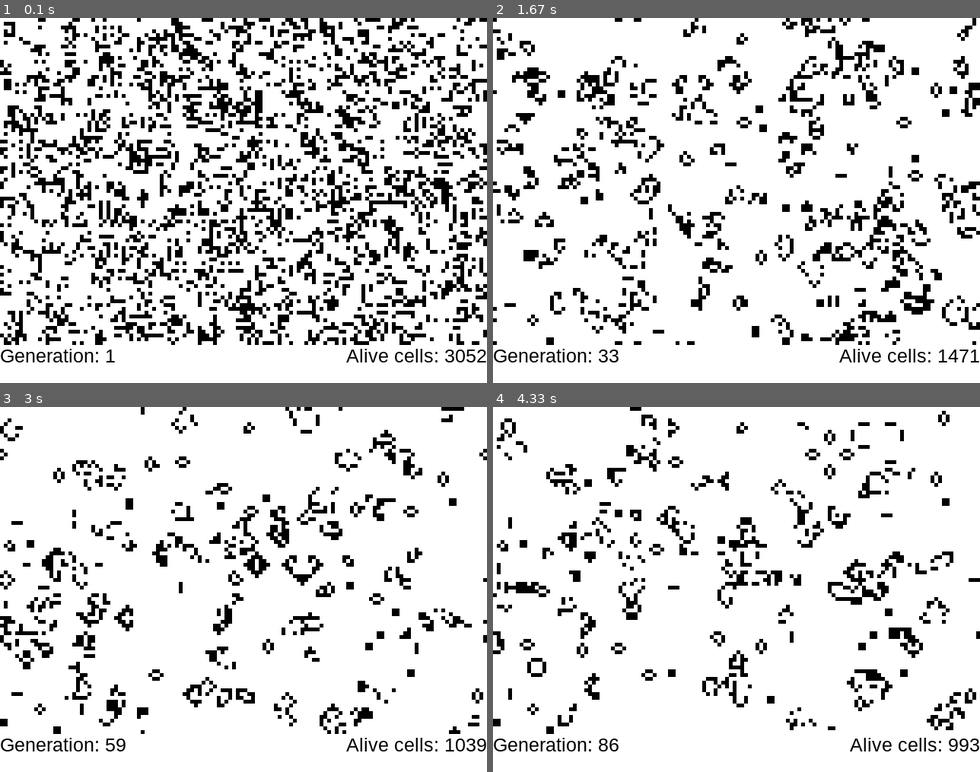
Above: before the commit, frames 1-4 (two rows, left to right).
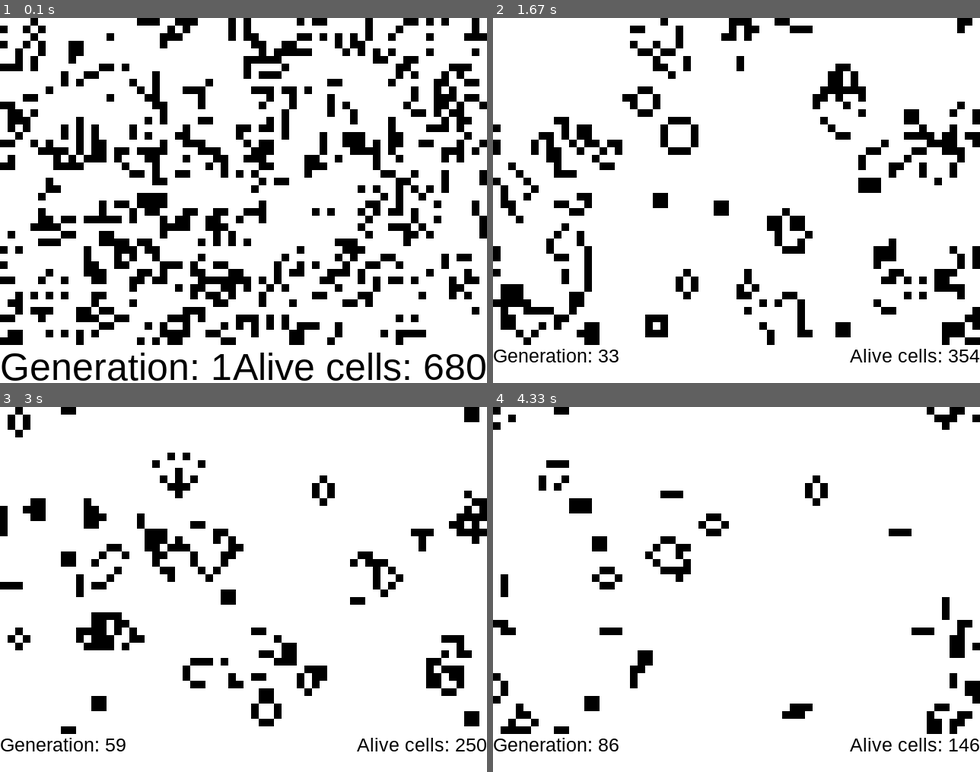
Above: after the commit, the same moments.

Repository: mzebrak/pygame-conways-game-of-life
Game: pygame game, started from __main__.py
Same seed, same stepped clock (60 frames per second), same inputs: the game is played once before the commit and once after it.
Inputs (mouse positions are in pixels of both pictures, inside the frame that each line leads up to):
- Up to frame 1 (0.1 s): no input
- Up to frame 2 (1.67 s): press the mouse at (736, 222) at 0.37 s; move the mouse to (678, 215) at 0.47 s; release the mouse at (619, 204) at 0.6 s; press the mouse at (736, 222) at 0.7 s; move the mouse to (658, 145) at 0.8 s; release the mouse at (575, 72) at 0.93 s; press the mouse at (736, 222) at 1.03 s; move the mouse to (746, 273) at 1.13 s; release the mouse at (755, 320) at 1.27 s
- Up to frame 3 (3 s): click (185, 538) at 1.9 s; press the mouse at (185, 538) at 2.2 s; move the mouse to (170, 629) at 2.3 s; release the mouse at (155, 720) at 2.43 s; press the mouse at (185, 538) at 2.53 s; move the mouse to (175, 501) at 2.63 s; release the mouse at (165, 472) at 2.77 s; press the mouse at (185, 538) at 2.87 s; move the mouse to (272, 527) at 2.97 s
- Up to frame 4 (4.33 s): release the mouse at (853, 520) at 3.1 s; press the mouse at (678, 538) at 3.2 s; move the mouse to (658, 589) at 3.3 s; release the mouse at (639, 644) at 3.43 s; press the mouse at (678, 538) at 3.53 s; move the mouse to (663, 622) at 3.63 s; release the mouse at (653, 706) at 3.77 s; press the mouse at (678, 538) at 3.87 s; move the mouse to (712, 626) at 3.97 s; release the mouse at (746, 713) at 4.1 s; press the mouse at (678, 538) at 4.2 s; move the mouse to (697, 545) at 4.3 s

The runs differ from the first frame. In frame 1, 37% of the frame differs, in the area x 0-100%, y 0-100%; in frame 2, 22%; in frame 3, 15%; in frame 4, 12%.

Commit message:
LMB & RMB support added

Diff:
--- a/GameOfLife.py
+++ b/GameOfLife.py
@@ -1,3 +1,4 @@
+from math import floor
 import random
 import sys
 
@@ -6,7 +7,7 @@
 
 class GameOfLife:
 
-    def __init__(self, screen_width=640, screen_height=480, menu_height=50, cell_size=5, dead_color=(255, 255, 255),
+    def __init__(self, screen_width=640, screen_height=480, menu_height=50, cell_size=10, dead_color=(255, 255, 255),
                  alive_color=(0, 0, 0), max_fps=20):
         """
         Initialize screen, initialize grid, set game settings, draw first frame
@@ -36,6 +37,8 @@
 
         self.num_of_cols = int(self.screen_width / self.cell_size)
         self.num_of_rows = int((self.screen_height - self.menu_bar_height) / self.cell_size)
+
+        print(f'num of cols: {self.num_of_cols}, num of rows: {self.num_of_rows}')
 
         self.grids = [[[0] * self.num_of_rows for _ in range(self.num_of_cols)],
                       [[0] * self.num_of_rows for _ in range(self.num_of_cols)],
@@ -170,6 +173,17 @@
         """
         self.screen.fill(self.dead_color)
 
+    def get_col_row_by_mouse(self, pos):
+        """
+        A function that gets the tuple (col, row) of the clicked cell
+        :param pos: Position in px where the mouse was when clicked
+        :return: None if clicked below grid otherwise tuple (col, row)
+        """
+        # only if clicked above menu bar (on the grid)
+        if pos[1] < (self.screen_height - self.menu_bar_height):
+            return floor(pos[0] / self.cell_size), floor(pos[1] / self.cell_size)
+        return None
+
     def handle_events(self):
         """
         Handle key presses
@@ -179,6 +193,8 @@
         n - display next generation
         c - clear grid
         q - quit
+        LMB - pressed or held sets cell alive
+        RMB - pressed or held sets cell dead
         """
         for event in pygame.event.get():
             if event.type == pygame.QUIT:
@@ -209,6 +225,25 @@
                     self.set_grid(0)
                     self.draw_grid()
                     self.display_info()
+            elif pygame.mouse.get_pressed():
+                try:
+                    col_row = None
+                    # LMB or RMB pressed
+                    if pygame.mouse.get_pressed()[0] or pygame.mouse.get_pressed()[2]:
+                        col_row = self.get_col_row_by_mouse(event.pos)
+
+                    if col_row is not None:
+                        col, row = col_row
+                        if pygame.mouse.get_pressed()[0]:
+                            self.grids[self.active_grid][col][row] = 1
+                        elif pygame.mouse.get_pressed()[2]:
+                            self.grids[self.active_grid][col][row] = 0
+
+                        self.draw_grid()
+                        self.display_info()
+                # when the mouse is pressed down and moved out of the window
+                except AttributeError:
+                    pass
 
     def run(self):
         """
Not shown, changed: README.md
